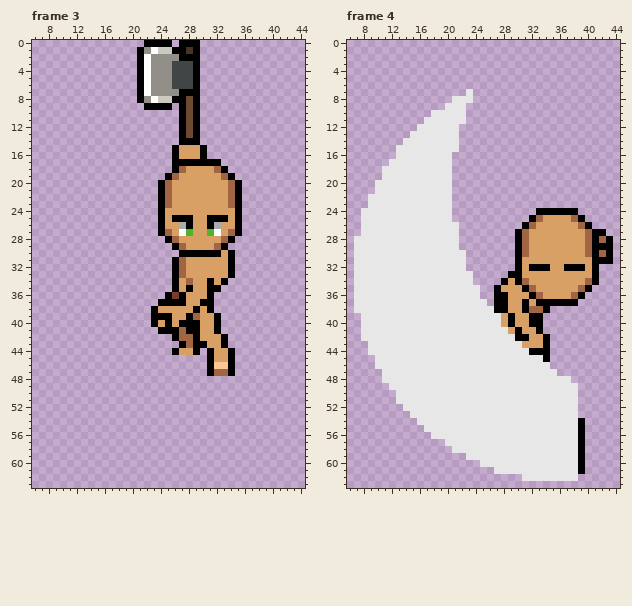
File history of a pixel-art file, Pixel Crawler - Free Pack/Entities/Characters/Body_A/Animations/Slice_Base/Slice_Down.aseprite. Above is the file before it was changed.
64x64 pixels, 8 frames. Colours within 5 levels of each other are drawn and written as one. Shown: frame 3: x 6..44, y 0..63; frame 4: x 6..44, y 0..63. The commit also changed other frames, which this record leaves out.
Once edited:
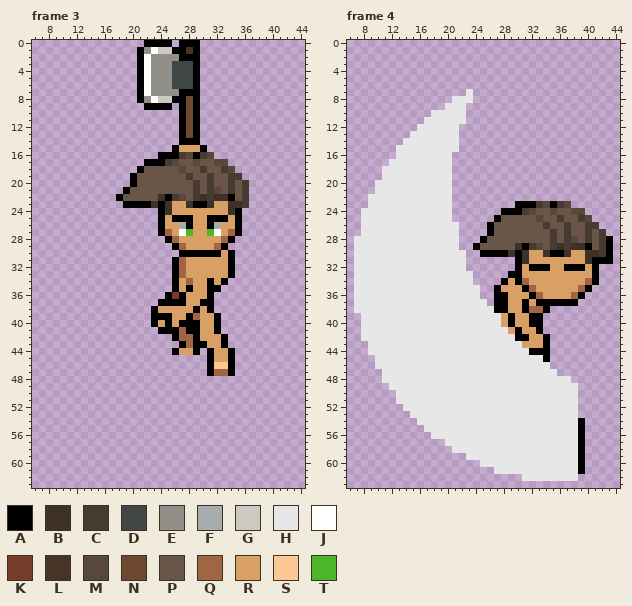
Palette (. is transparent): A #000000  B #3e3127  C #463a31  D #404545  E #928f88  F #a7acae  G #ccc9c2  H #e7e7e7  J #fffffe  K #763d2b  L #483425  M #58483c  N #6c492f  P #6a5648  Q #a26543  R #d9a066  S #fac895  T #4cb528
The commit says: Clothing&Hair
Changes in this commit:
layer "hair_style_1" added
Frame 3, layer "hair_style_1":
y 16: x 24..25 .. -> AA; x 27..31 RRRA. -> CMACM
y 17: x 22..33 ....AAAAAAA. -> AAACMPPMPPMM
y 18: x 21..34 .....AQRRRRQA. -> APPPPPMPPCPPCM
y 19: x 20..35 .....AQRRRRRRQA. -> APPPPPPPCPPCPPCC
y 20: x 20..36 ....AQRRRRRRRRQA. -> APPPPPPPPCPCPPCPC
y 21: x 19..36 .....AQRRRRRRRRQA. -> APPPPPPPPPCPCMPCPC
y 22: x 18..36 ......AQRRRRRRRRQA. -> APPPPPBACMPCBCBBAPC
y 23: x 19..23 ..... -> AAAAB; x 25 Q -> B; x 28..31 RRRR -> BAAB; x 34..36 QA. -> BBC
y 24: x 25 R -> B; x 34 R -> B
Frame 4, layer "hair_style_1":
y 23: x 30..37 ........ -> AAACMACM
y 24: x 28..39 .....AAAAAA. -> AAACMPPMPPMM
y 25: x 27..40 .....AQRRRRQA. -> APPPPPMPPCPPCM
y 26: x 26..41 .....AQRRRRRRQA. -> APPPPPPPCPPCPPCC
y 27: x 26..42 ....AQRRRRRRRRQAA -> APPPPPPPPCPCPPCPC
y 28: x 25..42 .....AQRRRRRRRRQAQ -> APPPPPPPPPCPCMPCPC
y 29: x 24..42 ......AQRRRRRRRRQAA -> APPPPPBACMPCBCBBAPC
y 30: x 25..29 ..... -> AAAAB; x 31 Q -> B; x 34..37 RRRR -> BAAB; x 40..42 QAQ -> BBC
y 31: x 31 R -> B; x 40 R -> B
Pixel boxes of the changes (left, top, right, bottom) in both pictures:
changed: (116, 152, 249, 215)
changed: (473, 201, 606, 264)
